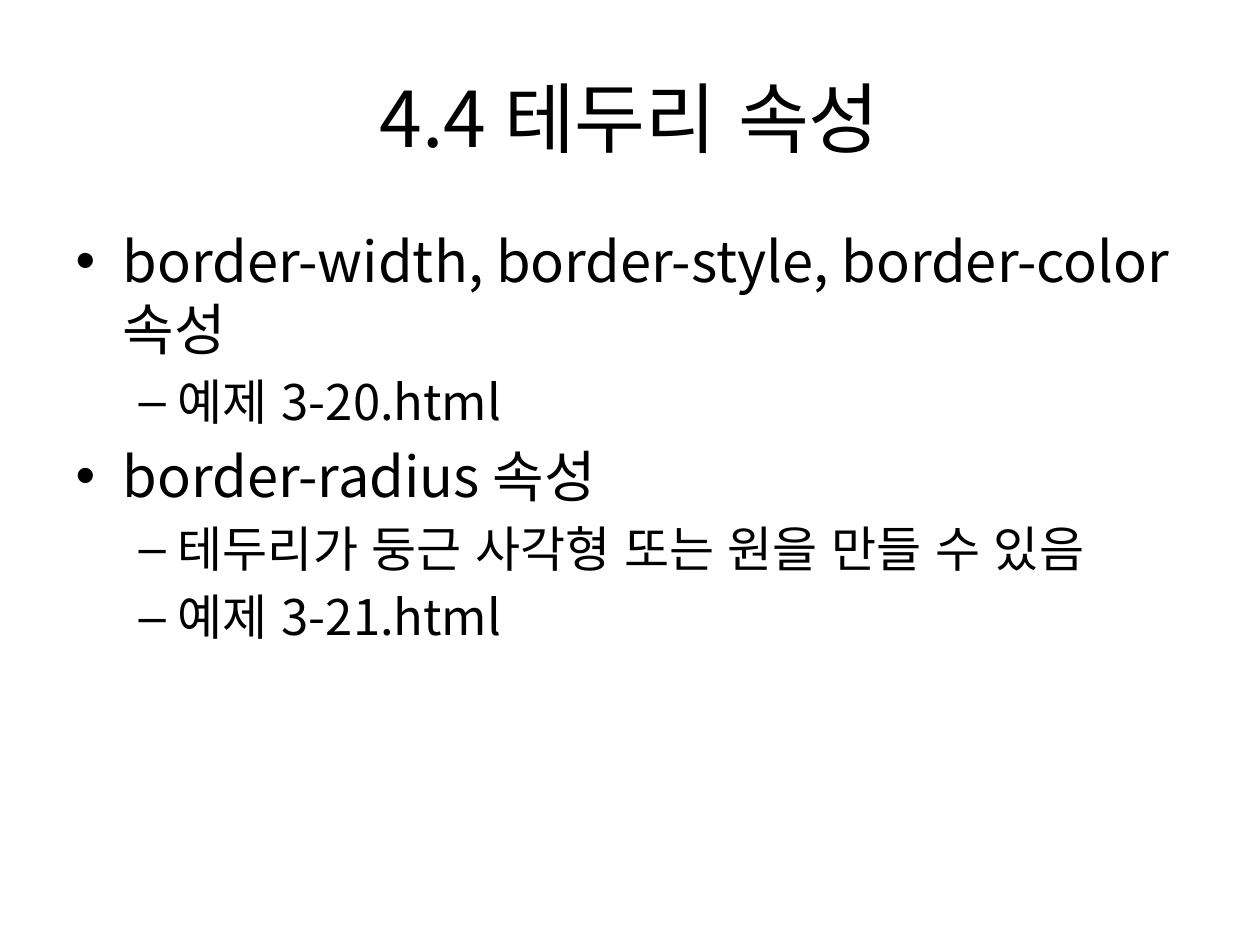
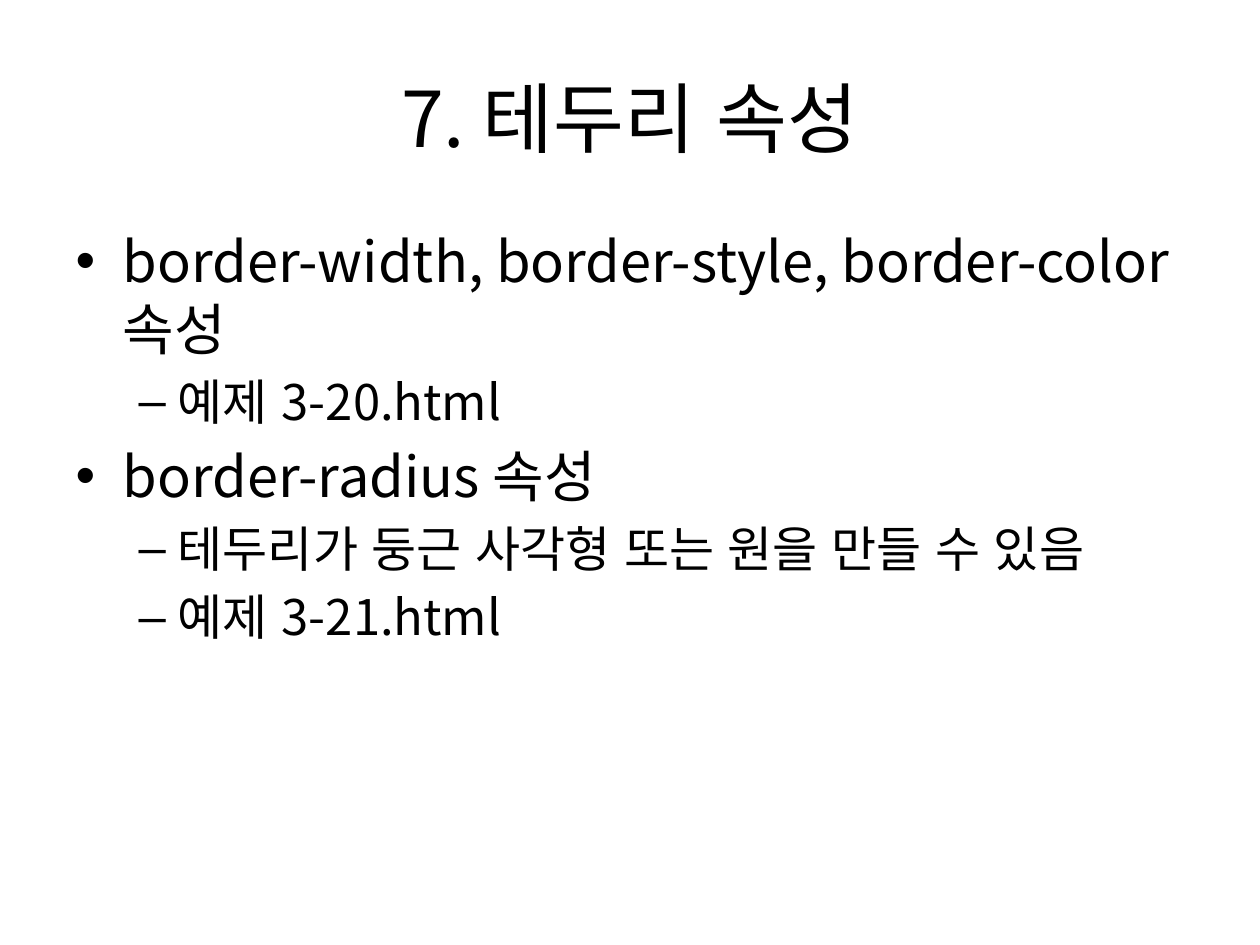
Before and after one commit to kdkcom1234/git2021, a slide deck: slide 17 of 1-html-css/03. CSS3 선택자 및 스타일 속성.pptx. Drawn at 1260x945 pixels with LibreOffice and Linux fonts; fonts in the diff are those of the drawing. Boxes give left, top, right and bottom in pixels: in the first picture for what was removed or moved away, otherwise in the second. Text is boxed around its words. In the diff, an @@ line names an element or a change of style, - is before the commit and + after.

```diff
--- a/1-html-css/03. CSS3 선택자 및 스타일 속성.pptx
+++ b/1-html-css/03. CSS3 선택자 및 스타일 속성.pptx
@@ title at box(401, 83, 859, 153): text changed @@
-4.4 테두리 속성
+7. 테두리 속성
```
Also in this commit, not shown: 4 other slides changed, 4 slides added, 9 other files.
